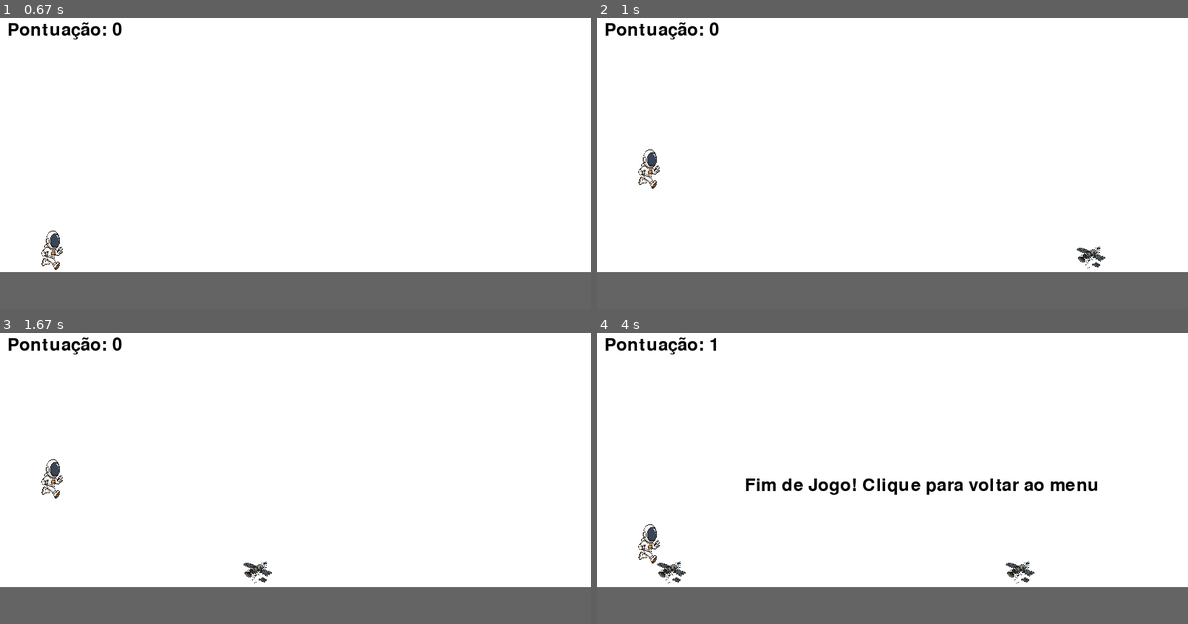
Above: before the commit, frames 1-4 (two rows, left to right).
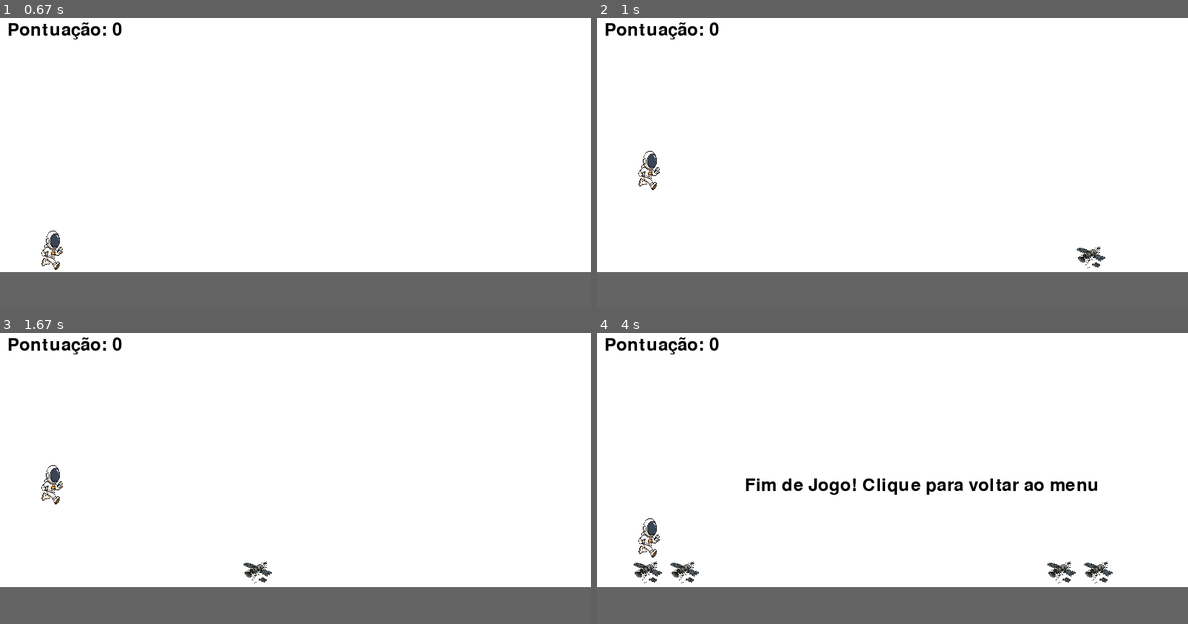
Above: after the commit, the same moments.

Repository: joaoreszecki/Pygame.2025.1
Game: pygame game, started from game.py
Same seed, same stepped clock (60 frames per second), same inputs: the game is played once before the commit and once after it.
Inputs:
- Up to frame 1 (0.67 s): click "Iniciar Jogo" at 0.38 s
- Up to frame 2 (1 s): tap Space at 0.67 s
- Up to frame 3 (1.67 s): tap Space at 1.07, 1.37 s
- Up to frame 4 (4 s): tap Space at 1.9, 2.2, 2.4, 2.7, 3.3, 3.6 s

Frame 1 is identical in both runs. In frame 2, 0.2% of the frame differs, in the area x 7-11%, y 45-60%; in frame 3, 0.3%; in frame 4, 1.2%, in the area x 6-88%, y 1-87%.

Commit message:
Dificultei a quantidade de obstaculos, e deixei o pulo mais suave

Diff:
--- a/game.py
+++ b/game.py
@@ -50,8 +50,8 @@
         self.height = 60
         self.jumping = False
         self.jump_velocity = 0
-        self.gravity = 1
-        self.jump_power = -15
+        self.gravity = 0.7
+        self.jump_power = -12
 
         # Imagem do astronauta
         image_path = os.path.join('img', 'astro1.png')
@@ -172,9 +172,16 @@
             astronaut.update()
 
             # Gera novos satélites
-            if len(satellites) == 0 or satellites[-1].x < SCREEN_WIDTH - 300:
-                if random.random() < 0.02:
-                    satellites.append(Satellite())
+            if len(satellites) == 0 or satellites[-1].x < SCREEN_WIDTH - random.randint(200, 400):
+                if random.random() < 0.03:  # Aumenta a chance de spawn
+                    # Chance de spawnar dois satélites juntos
+                    if random.random() < 0.3:  # 30% de chance de spawnar dois
+                        satellites.append(Satellite())
+                        second_satellite = Satellite()
+                        second_satellite.x = SCREEN_WIDTH + 50  # Espaçamento entre os satélites
+                        satellites.append(second_satellite)
+                    else:
+                        satellites.append(Satellite())
 
             for satellite in satellites[:]:
                 satellite.update()
@@ -228,5 +235,3 @@
 
 if __name__ == "__main__":
     main()
-
-#Jogo do astronauta
